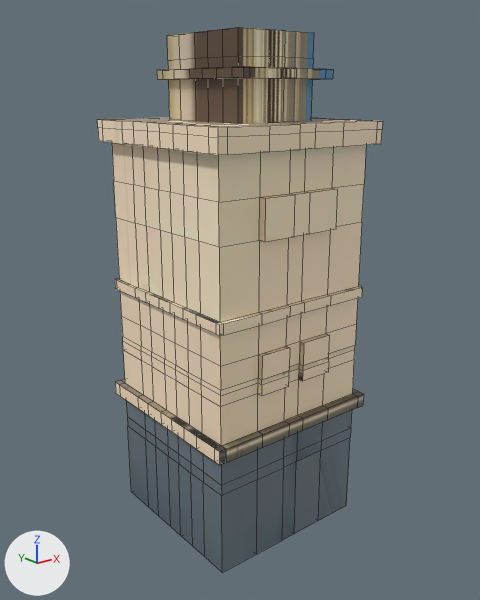
What one commit did to the Blender file Assets/Art/Building/Building2.blend.
Rendered twice from a 50 mm lens placed at (-4.68, -5.91, 4.07), pointed at (0.01, -0.05, 1.73). Lighting does not change. The marker at lower left points along +X, +Y and +Z. Mesh edges are drawn as thin lines.
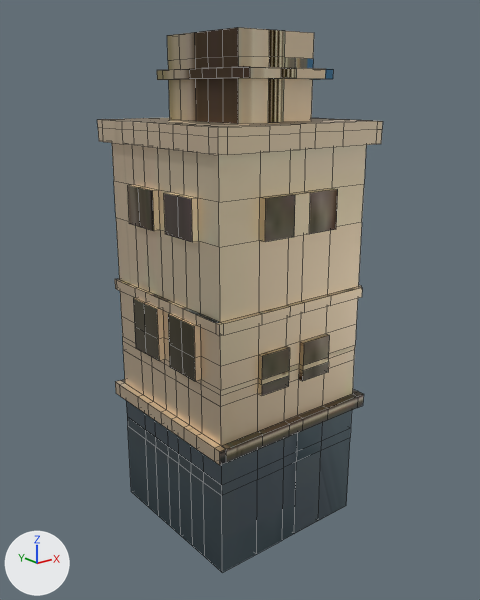
Where the change shows, as pixel boxes (x1, y1, x2, y2) in the pictures (480 x 600 px):
'Cube', surface changed, reshaped (beige to brown): (97, 27, 383, 573) in both
part 1 of me_cube_002, built on: before (134, 185, 201, 379); after (128, 185, 201, 381)
part 2 of me_cube_002, surface changed (beige to brown): (116, 27, 338, 452) in both

What changed in the scene script:
```text
Change mat_material_004:
    mat_material_004.metallic: 0.0 -> 1.0
Change me_cube_002:
    used by ob_cube; location = (0.0, 0.0, 0.0)
    remove me_cube_002.from_pydata(...)  # 860 vertices, 858 faces; spans x -1.1..1.11, y -1.14..1.12, z -1.0..4.65
    add me_cube_002.from_pydata(...)  # 888 vertices, 886 faces; spans x -1.1..1.11, y -1.14..1.12, z -1.0..4.65
    me_cube_002 part 1
    2 vertices are removed from x -1.0, y -0.43..0.32, z 1.47
    12 faces are deleted
    2 vertices are added at (-1.08, -0.43, 1.47), (-1.08, 0.32, 1.47)
    28 new vertices lie (-0.08, 0.0, 0.0) away from vertices in x -1.0, y -0.67..0.55, z 1.2..3.1
    40 new faces join them
    me_cube_002 part 2: 60 kept faces spanning x -1.1..1.08, y -1.09..1.12, z 0.57..4.65 get new texture (UV) coordinates
```
